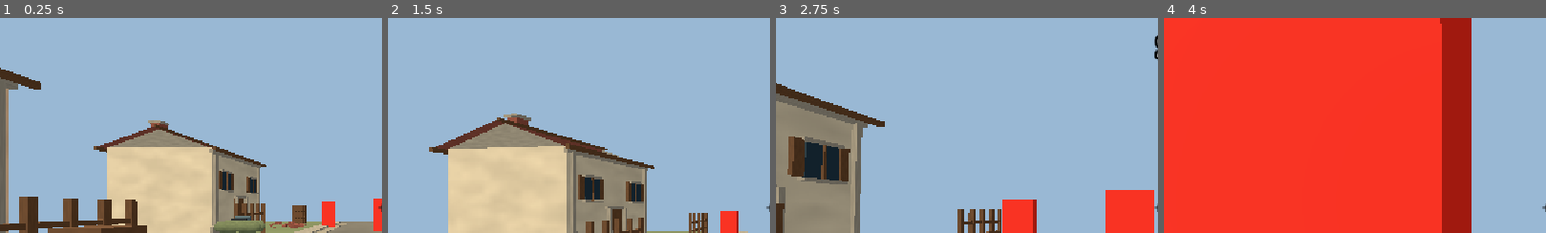
Above: before the commit, frames 1-4 (left to right).
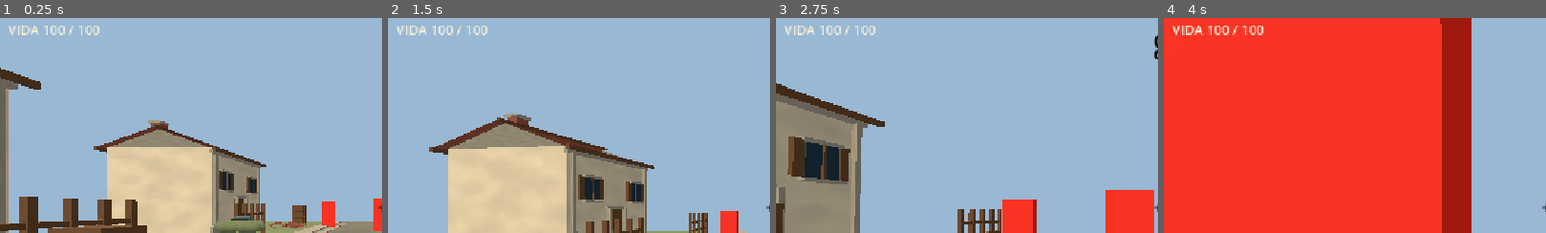
Above: after the commit, the same moments.

Repository: Evertonzinn/ww2-fps
Game: Godot game, scene res://main.tscn
The game is run twice, just before and just after one commit, with the same random seed, the same clock (stepped at 60 frames per second) and the same inputs.
Inputs (mouse positions are % of the whole screen's width and height, from its top left):
- Up to frame 1 (0.25 s): no input
- Up to frame 2 (1.5 s): tap Enter at 0.5, 0.6, 1.35 s; move the mouse to (55, 50) at 0.52 s; hold W from 0.53 s (still down); click (55, 50) at 0.67 s; tap Space at 0.77 s; move the mouse to (45, 50) at 1.27 s; click (45, 50) at 1.42 s
- Up to frame 3 (2.75 s): keep holding W; tap Space at 1.52 s; move the mouse to (52, 48) at 2.02 s; tap R at 2.1 s; click (52, 48) at 2.17 s; tap Enter at 2.3 s
- Up to frame 4 (4 s): keep holding W; move the mouse to (49, 52) at 2.77 s; tap 1 at 2.85 s; click (49, 52) at 2.92 s; tap Space at 3.02, 3.77 s; tap Enter at 3.05, 3.8 s; move the mouse to (57, 51) at 3.52 s; tap 2 at 3.6 s; click (57, 51) at 3.67 s
The pictures show only the part of the screen within x 0-50%, y 6-56%; the shares and areas given below are measured in that part.

The runs differ from the first frame. In frame 1, 0.4% of the frame differs, in the area x 2-26%, y 3-8%; in frame 2, 0.4%; in frame 3, 0.4%; in frame 4, 0.6%, in the area x 2-27%, y 3-8%.

Commit message:
feat: enemy sight and rifle attacks, health HUD and player respawn

Diff:
--- /dev/null
+++ b/enemy_combat.gd
@@ -0,0 +1,205 @@
+extends Node3D
+
+# WW2 FPS v0.12 — fair combat: finite sight, reaction time, miss chance,
+# obstruction-aware raycast, a torso-level visual gun and a tracer.
+const SIGHT_RANGE: float = 27.0
+const FIRE_RANGE: float = 21.0
+const KEEP_DISTANCE: float = 8.0
+const CHASE_SPEED: float = 2.1
+const BULLET_DAMAGE: int = 13
+const SIGHT_INTERVAL: float = 0.16
+var soldier: AnimatableBody3D
+var player: CharacterBody3D
+var gun: Node3D
+var shot_audio: AudioStreamPlayer3D
+var alert: bool = false
+var sees_player: bool = false
+var lost_time: float = 0.0
+var sight_time: float = 0.05
+var reaction_time: float = 0.0
+var shot_time: float = 1.5
+var last_seen: Vector3
+
+func _ready() -> void:
+	soldier = get_parent() as AnimatableBody3D
+	player = get_tree().current_scene.get_node_or_null("Player") as CharacterBody3D
+	if player == null:
+		push_warning("Enemy combat: Player not found")
+		set_physics_process(false)
+		return
+	last_seen = soldier.global_position
+	_create_gun()
+	_create_audio()
+	print("WW2 FPS enemy combat READY")
+
+func is_engaged() -> bool:
+	return alert
+
+func _physics_process(delta: float) -> void:
+	if soldier == null or bool(soldier.get("eliminated")):
+		if gun != null:
+			gun.visible = false
+		return
+	if player == null or bool(player.get("is_dead")):
+		alert = false
+		return
+	sight_time -= delta
+	if sight_time <= 0.0:
+		sight_time = SIGHT_INTERVAL
+		sees_player = _can_see_player()
+		if sees_player:
+			last_seen = player.global_position
+			lost_time = 4.0
+			if not alert:
+				alert = true
+				reaction_time = 0.85
+				shot_time = 0.85
+				print("WW2 FPS enemy ALERT")
+		elif alert:
+			lost_time -= SIGHT_INTERVAL
+			if lost_time <= 0.0:
+				alert = false
+				print("WW2 FPS enemy LOST player")
+	if not alert:
+		return
+
+	soldier.set("is_walking", false)
+	var destination: Vector3 = player.global_position if sees_player else last_seen
+	var vector: Vector3 = destination - soldier.global_position
+	vector.y = 0.0
+	var dist: float = vector.length()
+	if dist > 0.1:
+		var bearing: Vector3 = vector.normalized()
+		var target_yaw: float = atan2(-bearing.x, -bearing.z)
+		soldier.rotation.y = lerp_angle(soldier.rotation.y, target_yaw, minf(1.0, delta * 4.0))
+	if dist > KEEP_DISTANCE and float(soldier.get("flinch_left")) <= 0.0:
+		soldier.global_position = soldier.global_position.move_toward(destination, minf(CHASE_SPEED * delta, dist))
+		soldier.set("is_walking", true)
+
+	reaction_time = maxf(0.0, reaction_time - delta)
+	shot_time = maxf(0.0, shot_time - delta)
+	if sees_player and dist <= FIRE_RANGE and reaction_time <= 0.0 and shot_time <= 0.0:
+		_fire(dist)
+		shot_time = randf_range(1.45, 2.20)
+
+func _excluded() -> Array[RID]:
+	var rids: Array[RID] = [soldier.get_rid()]
+	for child in soldier.get_children():
+		if child is CollisionObject3D:
+			rids.append((child as CollisionObject3D).get_rid())
+	return rids
+
+func _can_see_player() -> bool:
+	var eye: Vector3 = soldier.global_position + Vector3.UP * 1.53
+	var target: Vector3 = player.global_position + Vector3.UP * 0.43
+	var toward: Vector3 = target - eye
+	if toward.length_squared() > SIGHT_RANGE * SIGHT_RANGE:
+		return false
+	if not alert:
+		var a: Vector3 = toward
+		a.y = 0.0
+		var facing: Vector3 = -soldier.global_transform.basis.z
+		facing.y = 0.0
+		if a.length_squared() > 0.01 and facing.normalized().dot(a.normalized()) < 0.45:
+			return false
+	var query: PhysicsRayQueryParameters3D = PhysicsRayQueryParameters3D.create(eye, target)
+	query.exclude = _excluded()
+	var hit: Dictionary = get_world_3d().direct_space_state.intersect_ray(query)
+	return not hit.is_empty() and hit.get("collider") == player
+
+func _fire(distance: float) -> void:
+	var muzzle: Vector3 = gun.to_global(Vector3(0, 0, -0.65))
+	var aim: Vector3 = player.global_position + Vector3.UP * 0.43
+	var spread: float = 0.09 + distance * 0.022
+	aim += soldier.global_transform.basis.x * randf_range(-spread, spread)
+	aim.y += randf_range(-spread, spread)
+	var far: Vector3 = muzzle + (aim - muzzle).normalized() * 55.0
+	var query: PhysicsRayQueryParameters3D = PhysicsRayQueryParameters3D.create(muzzle, far)
+	query.exclude = _excluded()
+	var hit: Dictionary = get_world_3d().direct_space_state.intersect_ray(query)
+	var endpoint: Vector3 = far
+	if not hit.is_empty():
+		endpoint = hit["position"]
+		if hit.get("collider") == player:
+			player.call("take_damage", BULLET_DAMAGE)
+	_tracer(muzzle, endpoint)
+	shot_audio.play()
+
+func _create_gun() -> void:
+	# Temporary wooden/metal long-gun; not a licensed German rifle asset.
+	gun = Node3D.new()
+	gun.name = "EnemyRiflePrototype"
+	gun.position = Vector3(0.17, 1.27, -0.18)
+	soldier.add_child(gun)
+	var wood: StandardMaterial3D = StandardMaterial3D.new()
+	wood.albedo_color = Color(0.25, 0.12, 0.058)
+	wood.roughness = 0.83
+	var steel: StandardMaterial3D = StandardMaterial3D.new()
+	steel.albedo_color = Color(0.09, 0.10, 0.11)
+	steel.metallic = 0.68
+	steel.roughness = 0.48
+	_box("Stock", Vector3(0, -0.02, 0.22), Vector3(0.11, 0.10, 0.44), wood)
+	_box("Receiver", Vector3(0, 0, -0.07), Vector3(0.12, 0.12, 0.23), steel)
+	_box("Handguard", Vector3(0, -0.015, -0.32), Vector3(0.085, 0.075, 0.33), wood)
+	var barrel: MeshInstance3D = MeshInstance3D.new()
+	barrel.name = "Barrel"
+	var mesh: CylinderMesh = CylinderMesh.new()
+	mesh.top_radius = 0.013
+	mesh.bottom_radius = 0.015
+	mesh.height = 0.58
+	mesh.radial_segments = 12
+	barrel.mesh = mesh
+	barrel.material_override = steel
+	barrel.position.z = -0.43
+	barrel.rotation.x = PI / 2.0
+	gun.add_child(barrel)
+
+func _box(part: String, where: Vector3, dimensions: Vector3, material: Material) -> void:
+	var node: MeshInstance3D = MeshInstance3D.new()
+	node.name = part
+	var mesh: BoxMesh = BoxMesh.new()
+	mesh.size = dimensions
+	node.mesh = mesh
+	node.material_override = material
+	node.position = where
+	gun.add_child(node)
+
+func _create_audio() -> void:
+	shot_audio = AudioStreamPlayer3D.new()
+	shot_audio.name = "EnemyFireAudio"
+	shot_audio.max_distance = 65.0
+	soldier.add_child(shot_audio)
+	var sound: AudioStreamWAV = AudioStreamWAV.new()
+	sound.format = AudioStreamWAV.FORMAT_8_BITS
+	sound.mix_rate = 22050
+	var data: PackedByteArray = PackedByteArray()
+	data.resize(2700)
+	for i in range(data.size()):
+		var falloff: float = pow(1.0 - float(i) / float(data.size()), 2.7)
+		data[i] = clampi(int(128.0 + randf_range(-110.0, 110.0) * falloff), 0, 255)
+	sound.data = data
+	shot_audio.stream = sound
+
+func _tracer(start: Vector3, target: Vector3) -> void:
+	var delta: Vector3 = target - start
+	if delta.length_squared() <= 0.001:
+		return
+	var tracer: MeshInstance3D = MeshInstance3D.new()
+	tracer.name = "EnemyBulletTracer"
+	var cylinder: CylinderMesh = CylinderMesh.new()
+	cylinder.top_radius = 0.006
+	cylinder.bottom_radius = 0.006
+	cylinder.height = delta.length()
+	cylinder.radial_segments = 6
+	tracer.mesh = cylinder
+	var mat: StandardMaterial3D = StandardMaterial3D.new()
+	mat.albedo_color = Color(1.0, 0.73, 0.25)
+	mat.shading_mode = BaseMaterial3D.SHADING_MODE_UNSHADED
+	tracer.material_override = mat
+	soldier.get_parent().add_child(tracer)
+	tracer.global_position = (start + target) * 0.5
+	tracer.global_transform.basis = Basis(Quaternion(Vector3.UP, delta.normalized()))
+	get_tree().create_timer(0.085).timeout.connect(func() -> void:
+		if is_instance_valid(tracer):
+			tracer.queue_free()
+	)
--- a/enemy_soldier.gd
+++ b/enemy_soldier.gd
@@ -4,6 +4,7 @@
 # v0.11 lightweight procedural movement and localized damage.
 const MODEL_1K: String = "res://assets/characters/panzergrenadier/panzergrenadier_1k.glb"
 const MODEL_2K: String = "res://assets/characters/panzergrenadier/panzergrenadier_2k.glb"
+const CombatScript = preload("res://enemy_combat.gd")
 const MODEL_SCALE: float = 0.019
 const FOOT_LIFT: float = 0.046
 const PATROL_LENGTH: float = 1.6
@@ -19,6 +20,7 @@
 var eliminated: bool = false
 var model: Node3D
 var rig: Skeleton3D
+var combat: Node3D
 var locator: Label3D
 var feedback: Label3D
 var feedback_left: float = 0.0
@@ -74,6 +76,9 @@
 	else:
 		push_warning("WW2 FPS enemy: no rig found; patrol works without bone animation.")
 	locator.visible = show_debug_label
+	combat = CombatScript.new() as Node3D
+	combat.name = "EnemyCombat"
+	add_child(combat)
 	print("WW2 FPS enemy READY: meshes=%d bones=%d HP=%d zones=%d model=%s" % [
 		meshes.size(), rig.get_bone_count() if rig != null else 0, health, zones.size(), path
 	])
@@ -96,7 +101,11 @@
 
 func _physics_process(delta: float) -> void:
 	is_walking = false
-	if eliminated or model == null or not patrol_enabled or flinch_left > 0.0:
+	if eliminated or model == null or flinch_left > 0.0:
+		return
+	if combat != null and bool(combat.call("is_engaged")):
+		return
+	if not patrol_enabled:
 		return
 	if pause_patrol > 0.0:
 		pause_patrol = maxf(0.0, pause_patrol - delta)
@@ -203,7 +212,7 @@
 	add_child(feedback)
 
 func _show_damage(amount: int, region: String) -> void:
-	feedback.text = "%s -%d" % [region.to_upper(), amount]
+	feedback.text = "HEADSHOT" if region == "Cabeca" else "-%d" % amount
 	feedback.position = Vector3(0, 2.08, 0)
 	feedback.modulate = Color(1.0, 0.28, 0.20) if region == "Cabeca" else Color(1.0, 0.90, 0.32)
 	feedback.visible = true
--- a/hud.gd
+++ b/hud.gd
@@ -8,9 +8,14 @@
 
 var fps_refresh_timer: float = 0.0
 var hit_timer: float = 0.0
+var health_readout: Label
+var damage_overlay: ColorRect
+var damage_strength: float = 0.0
+var death_panel: Control
 
 func _ready() -> void:
 	hit_marker.visible = false
+	_make_player_hud()
 
 func _process(delta: float) -> void:
 	fps_refresh_timer -= delta
@@ -19,6 +24,8 @@
 		var frames: int = Engine.get_frames_per_second()
 		fps_label.text = "FPS: %d | %.1f ms" % [frames, 1000.0 / float(maxi(frames, 1))]
 
+	damage_strength = maxf(0.0, damage_strength - delta * 1.65)
+	damage_overlay.color = Color(0.75, 0.035, 0.025, damage_strength)
 	if hit_timer > 0.0:
 		hit_timer -= delta
 		if hit_timer <= 0.0:
@@ -27,3 +34,70 @@
 func show_hit_marker() -> void:
 	hit_timer = HIT_DURATION
 	hit_marker.visible = true
+
+func _make_player_hud() -> void:
+	health_readout = Label.new()
+	health_readout.name = "HealthDisplay"
+	health_readout.position = Vector2(12.0, 42.0)
+	health_readout.text = "VIDA 100 / 100"
+	health_readout.add_theme_font_size_override("font_size", 20)
+	health_readout.add_theme_color_override("font_color", Color(0.95, 0.94, 0.85))
+	add_child(health_readout)
+
+	damage_overlay = ColorRect.new()
+	damage_overlay.name = "DamageFlash"
+	damage_overlay.color = Color(0.75, 0.035, 0.025, 0)
+	damage_overlay.mouse_filter = Control.MOUSE_FILTER_IGNORE
+	add_child(damage_overlay)
+	damage_overlay.set_anchors_and_offsets_preset(Control.PRESET_FULL_RECT)
+
+	death_panel = Control.new()
+	death_panel.name = "DeathPanel"
+	death_panel.mouse_filter = Control.MOUSE_FILTER_STOP
+	add_child(death_panel)
+	death_panel.set_anchors_and_offsets_preset(Control.PRESET_FULL_RECT)
+	death_panel.visible = false
+
+	var shade: ColorRect = ColorRect.new()
+	shade.color = Color(0.015, 0.02, 0.025, 0.92)
+	death_panel.add_child(shade)
+	shade.set_anchors_and_offsets_preset(Control.PRESET_FULL_RECT)
+
+	var center: CenterContainer = CenterContainer.new()
+	death_panel.add_child(center)
+	center.set_anchors_and_offsets_preset(Control.PRESET_FULL_RECT)
+	var column: VBoxContainer = VBoxContainer.new()
+	column.add_theme_constant_override("separation", 20)
+	center.add_child(column)
+	var title: Label = Label.new()
+	title.text = "VOCE MORREU"
+	title.horizontal_alignment = HORIZONTAL_ALIGNMENT_CENTER
+	title.add_theme_font_size_override("font_size", 34)
+	column.add_child(title)
+	var info: Label = Label.new()
+	info.text = "Pressione Enter ou clique para reiniciar"
+	info.horizontal_alignment = HORIZONTAL_ALIGNMENT_CENTER
+	column.add_child(info)
+	var button: Button = Button.new()
+	button.text = "REINICIAR PARTIDA"
+	button.custom_minimum_size = Vector2(310, 52)
+	button.pressed.connect(_restart_game)
+	column.add_child(button)
+
+func _restart_game() -> void:
+	get_tree().reload_current_scene()
+
+func show_player_health(current_health: int, maximum: int) -> void:
+	health_readout.text = "VIDA %d / %d" % [current_health, maximum]
+	var ratio: float = float(current_health) / float(maxi(maximum, 1))
+	health_readout.add_theme_color_override("font_color",
+		Color(1.0, 0.34, 0.30) if ratio <= 0.25 else Color(0.95, 0.94, 0.85))
+
+func show_player_damage(amount: int) -> void:
+	if amount > 0:
+		damage_strength = minf(0.35, damage_strength + 0.14)
+
+func show_player_death() -> void:
+	death_panel.visible = true
+	damage_overlay.visible = false
+	Input.mouse_mode = Input.MOUSE_MODE_VISIBLE
--- a/player.gd
+++ b/player.gd
@@ -6,14 +6,45 @@
 const GRAVITY: float = 9.8
 const MOUSE_SENSITIVITY: float = 0.002
 
+@export_range(1, 500, 1) var max_health: int = 100
+var health: int = 100
+var is_dead: bool = false
+
 @onready var head: Node3D = $Head
 @onready var weapon: WeaponController = $Head/Camera3D/Weapon
 @onready var graphics_menu: GraphicsSettingsMenu = $"../GraphicsMenu"
 
 func _ready() -> void:
+	health = max_health
 	Input.mouse_mode = Input.MOUSE_MODE_CAPTURED
+	call_deferred("_update_health_hud")
+
+func _update_health_hud() -> void:
+	var ui: Node = get_tree().current_scene.get_node_or_null("HUD")
+	if ui != null:
+		ui.call("show_player_health", health, max_health)
+
+func take_damage(amount: int) -> void:
+	if is_dead or amount <= 0:
+		return
+	health = maxi(0, health - amount)
+	_update_health_hud()
+	var ui: Node = get_tree().current_scene.get_node_or_null("HUD")
+	if ui != null:
+		ui.call("show_player_damage", amount)
+	if health == 0:
+		is_dead = true
+		velocity = Vector3.ZERO
+		Input.mouse_mode = Input.MOUSE_MODE_VISIBLE
+		if ui != null:
+			ui.call("show_player_death")
+		print("WW2 FPS player ELIMINATED")
 
 func _unhandled_input(event: InputEvent) -> void:
+	if is_dead:
+		if event is InputEventKey and event.pressed and not event.echo and event.keycode == KEY_ENTER:
+			get_tree().reload_current_scene()
+		return
 	if event is InputEventMouseMotion and Input.mouse_mode == Input.MOUSE_MODE_CAPTURED:
 		rotate_y(-event.relative.x * MOUSE_SENSITIVITY)
 		head.rotate_x(-event.relative.y * MOUSE_SENSITIVITY)
@@ -40,6 +71,9 @@
 				Input.mouse_mode = Input.MOUSE_MODE_CAPTURED
 
 func _physics_process(delta: float) -> void:
+	if is_dead:
+		velocity = Vector3.ZERO
+		return
 	if not is_on_floor():
 		velocity.y -= GRAVITY * delta
 	elif Input.is_key_pressed(KEY_SPACE):
